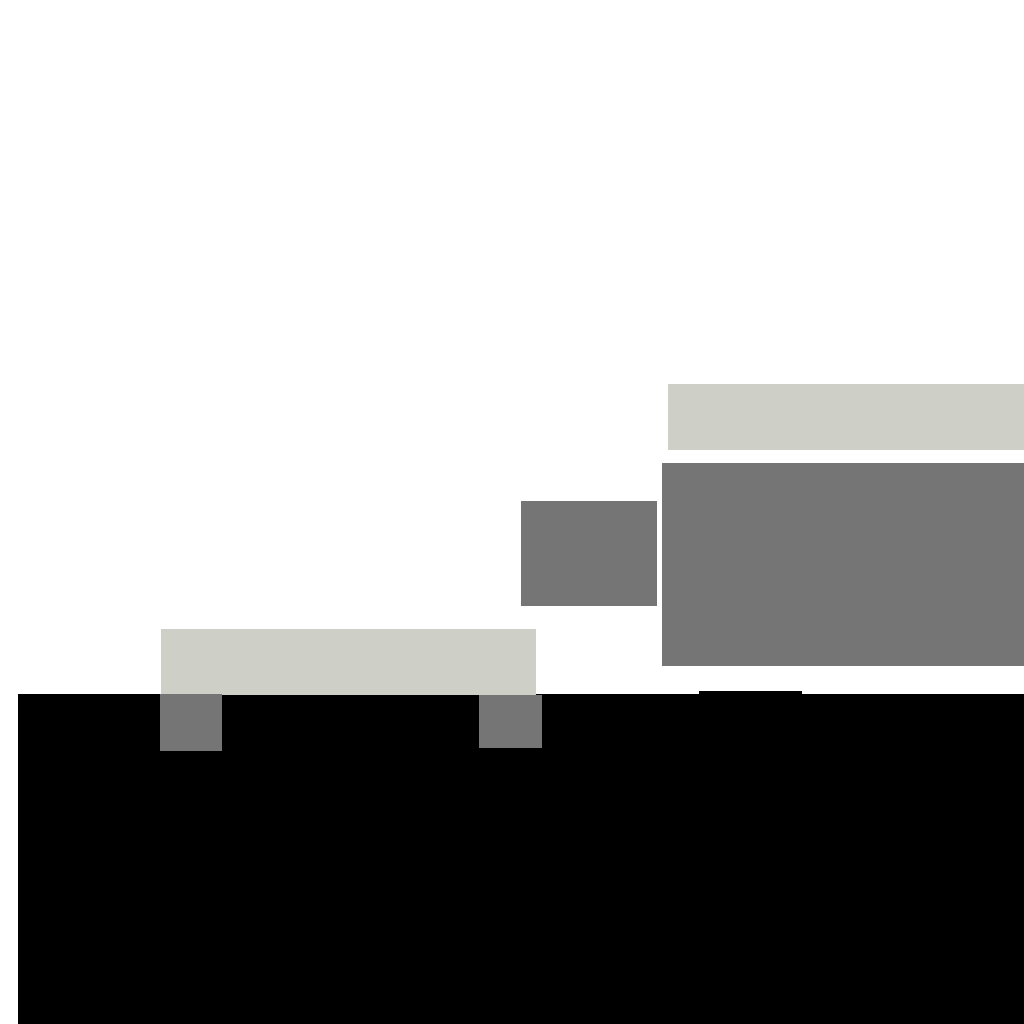
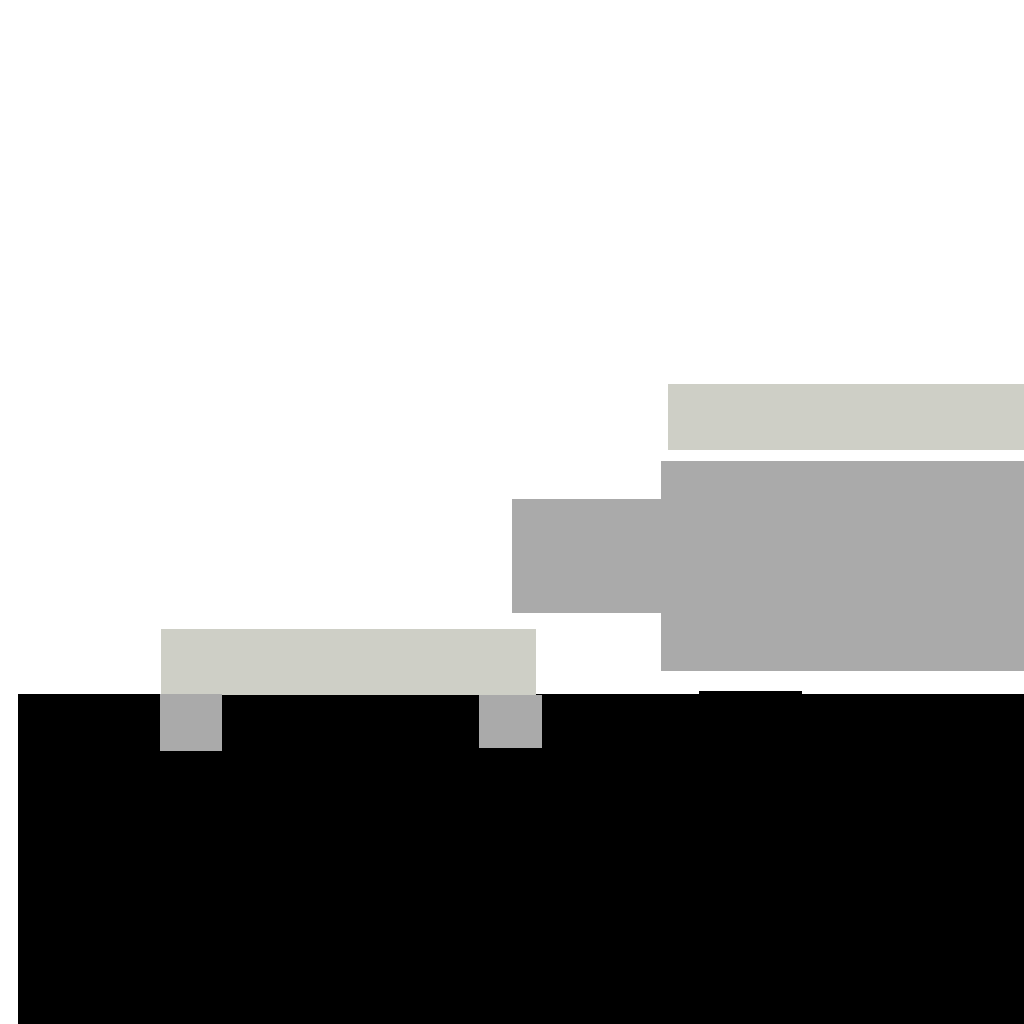
Two versions of the same layered image (1024×1024). Layer-by-layer changes:
painted on "Paint Layer 1" over [160, 461, 1024, 751]
